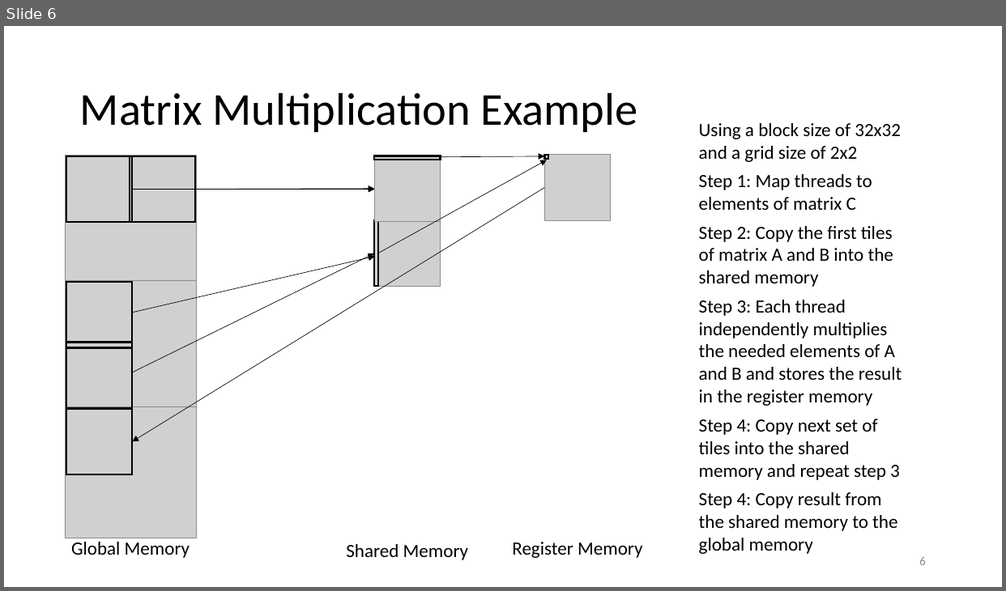
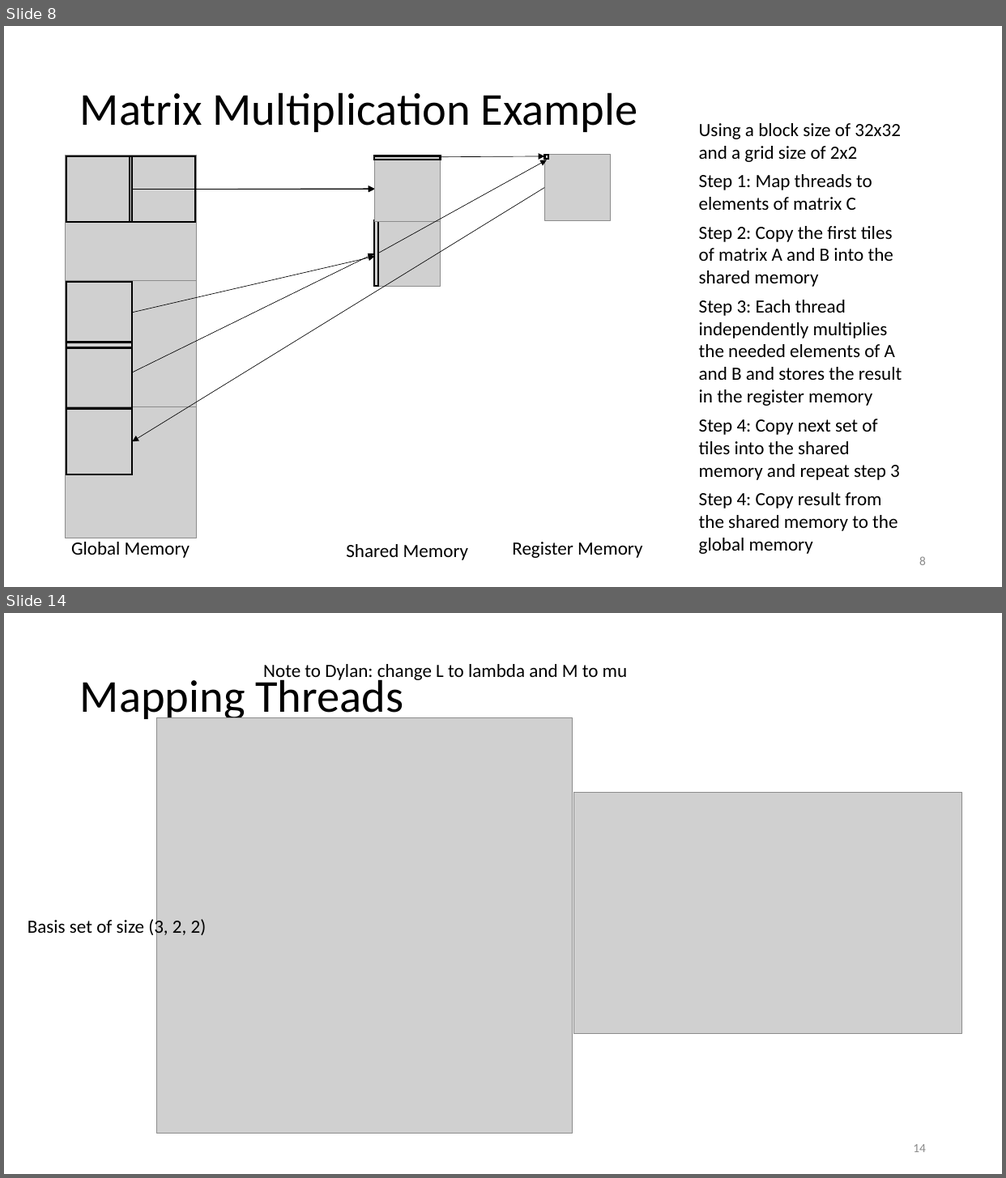
Before and after one commit to d-henness/thesis, a slide deck: defence_pres.pptx. Shown one above the other, each under a label of ours: slide 6 before the commit, slides 8 and 14 after it; the slides between them are not shown. The pictures are 1006x591 and 1006x1178 pixels, drawn with LibreOffice and Linux fonts; fonts in the diff are those of the drawing; grey boxes stand for pictures. Boxes give left, top, right and bottom in pixels: in the first picture for what was removed or moved away, otherwise in the second. Text is boxed around its words. In the diff, an @@ line names an element or a change of style, - is before the commit and + after.

```diff
--- a/defence_pres.pptx
+++ b/defence_pres.pptx
@@ slide 14 added at bbox=[4, 613, 1002, 1174], background #FFFFFF @@
@@ title added at bbox=[80, 673, 403, 722], 44 pt, text #000000 @@
+Mapping Threads
@@ text added at bbox=[263, 664, 628, 683], 18 pt, text #000000 @@
+Note to Dylan: change L to lambda and M to mu
@@ picture added at bbox=[157, 718, 573, 1134] @@
@@ picture added at bbox=[574, 793, 962, 1033] @@
@@ text added at bbox=[27, 917, 206, 938], 18 pt, text #000000 @@
+Basis set of size (3, 2, 2)
@@ page number added at bbox=[913, 1144, 926, 1152], 12 pt, text #8C8C8C @@
+14
@@ what was slide 6 is now slide 8 @@
@@ page number at bbox=[919, 557, 926, 565]: text changed @@
-6
+8
```
Also in this commit, not shown: 8 other slides added, 1 other file.
